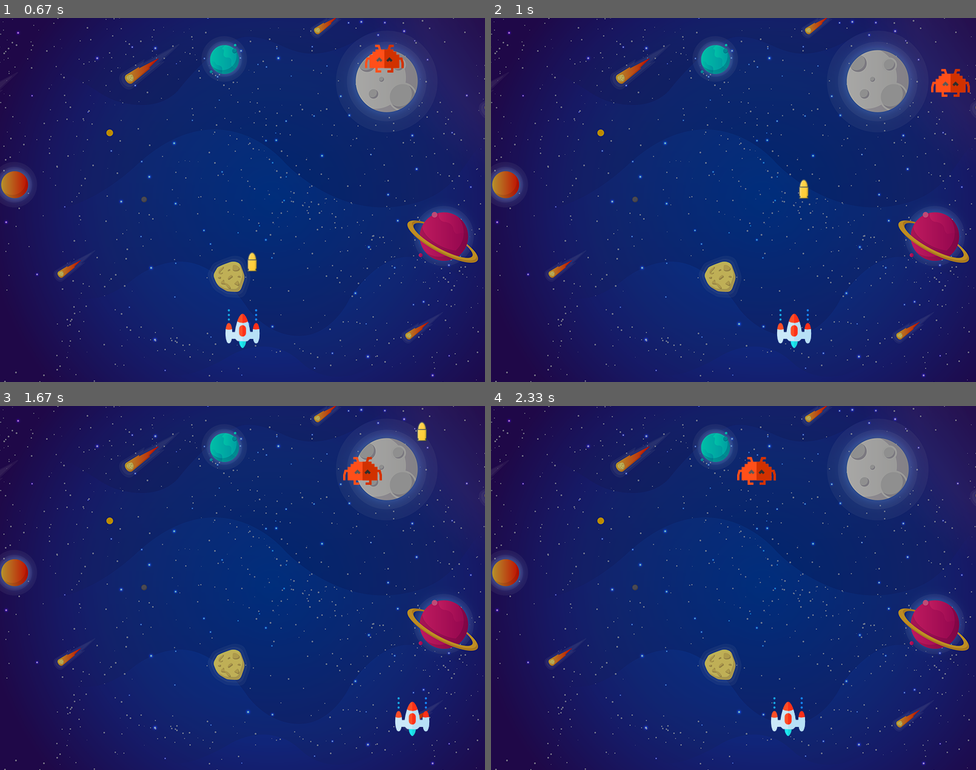
Above: before the commit, frames 1-4 (two rows, left to right).
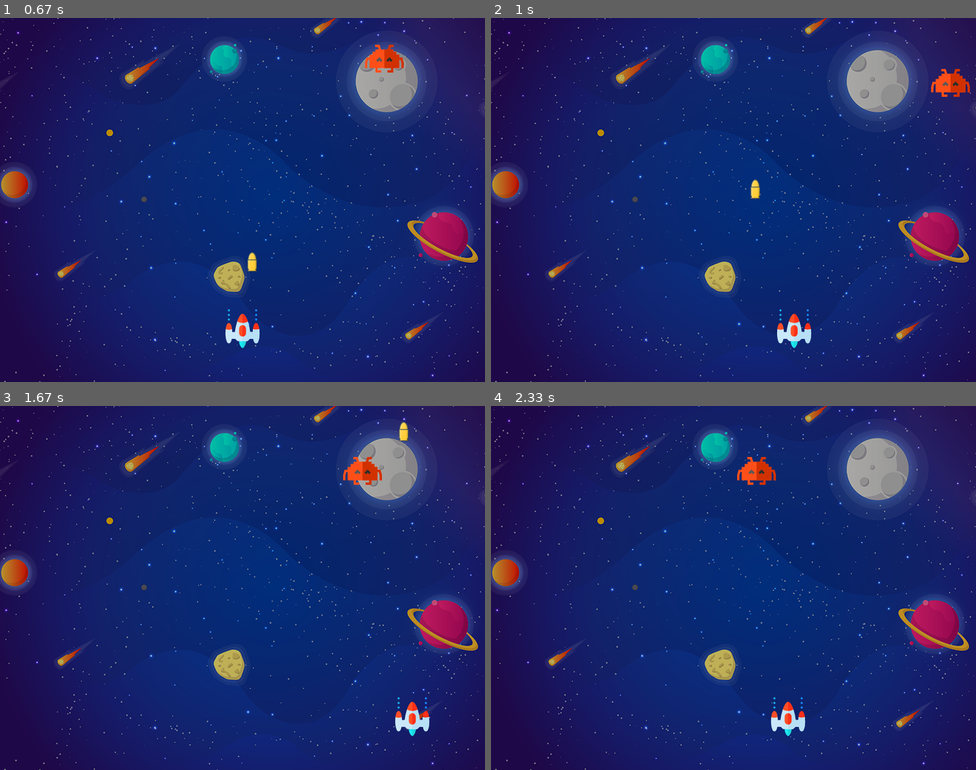
Above: after the commit, the same moments.

Repository: brccabral/Python_Pygame_SpaceInvaders
Game: pygame game, started from main.py
Same seed, same stepped clock (60 frames per second), same inputs: the game is played once before the commit and once after it.
Inputs:
- Up to frame 1 (0.67 s): tap Space at 0.33 s
- Up to frame 2 (1 s): hold Right from 0.67 s (still down); tap Space at 0.73 s
- Up to frame 3 (1.67 s): tap Space at 1.03, 1.23, 1.53 s; release Right at 1.13 s; hold Right 1.17-1.63 s
- Up to frame 4 (2.33 s): hold Left 1.67-2.2 s; tap Space at 1.73, 2.03, 2.3 s; hold Left from 2.23 s (still down)

Frame 1 is identical in both runs. In frame 2, 0.2% of the frame differs, in the area x 53-66%, y 44-50%; in frame 3, 0.2%; in frame 4, nothing differs.

Commit message:
bullet doesn't change X

Diff:
--- a/main.py
+++ b/main.py
@@ -76,7 +76,8 @@
             if event.key == pygame.K_RIGHT:
                 playerX_change = playerX_speed
             if event.key == pygame.K_SPACE:
-                fire_bullet(playerX, playerY)
+                bulletX = playerX
+                fire_bullet(bulletX, playerY)
         if event.type == pygame.KEYUP:
             if event.key == pygame.K_LEFT or event.key == pygame.K_RIGHT:
                 playerX_change = 0
@@ -90,7 +91,7 @@
 
     # Bullet movement
     if bullet_state == "fire":
-        fire_bullet(playerX, bulletY)
+        fire_bullet(bulletX, bulletY)
         bulletY -= bulletY_speed
 
     # Enemy boundary X
